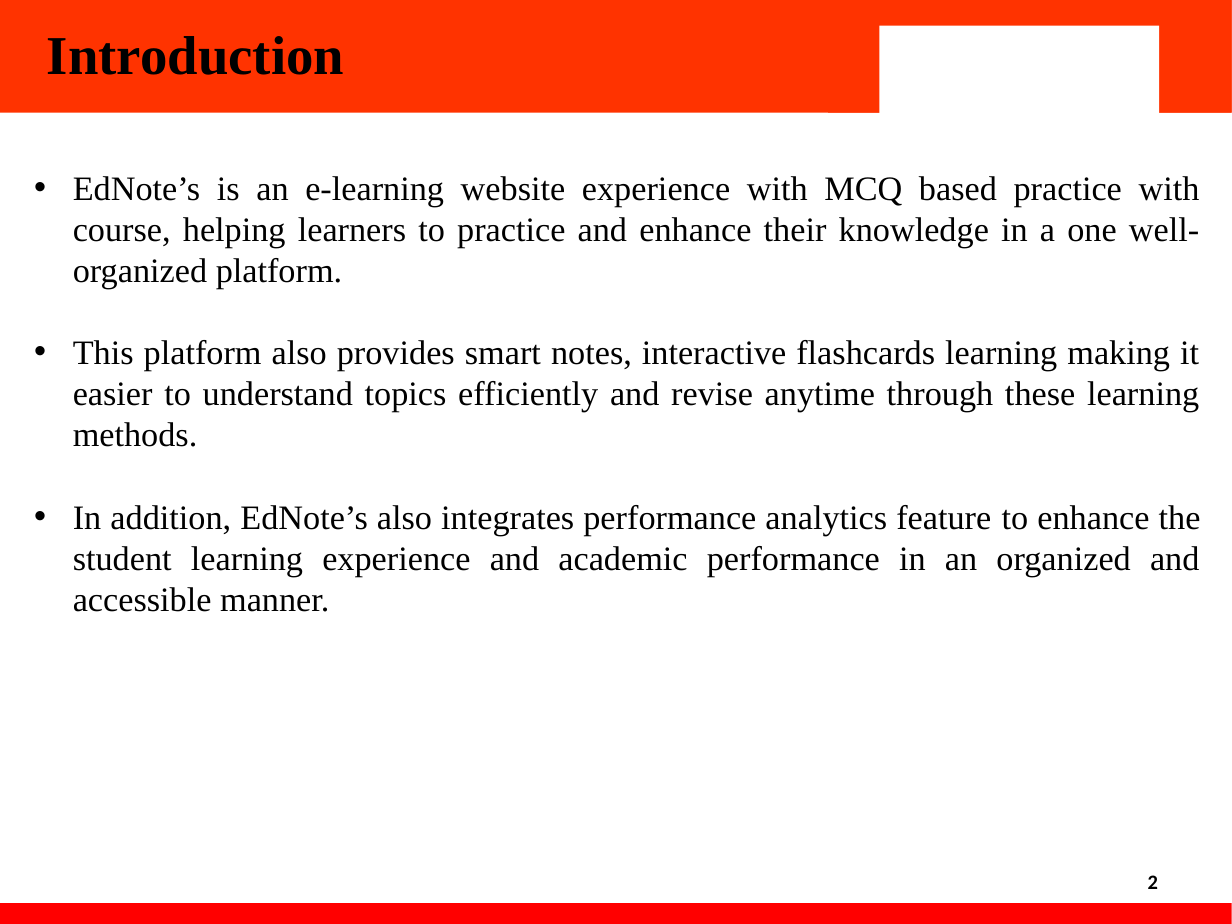
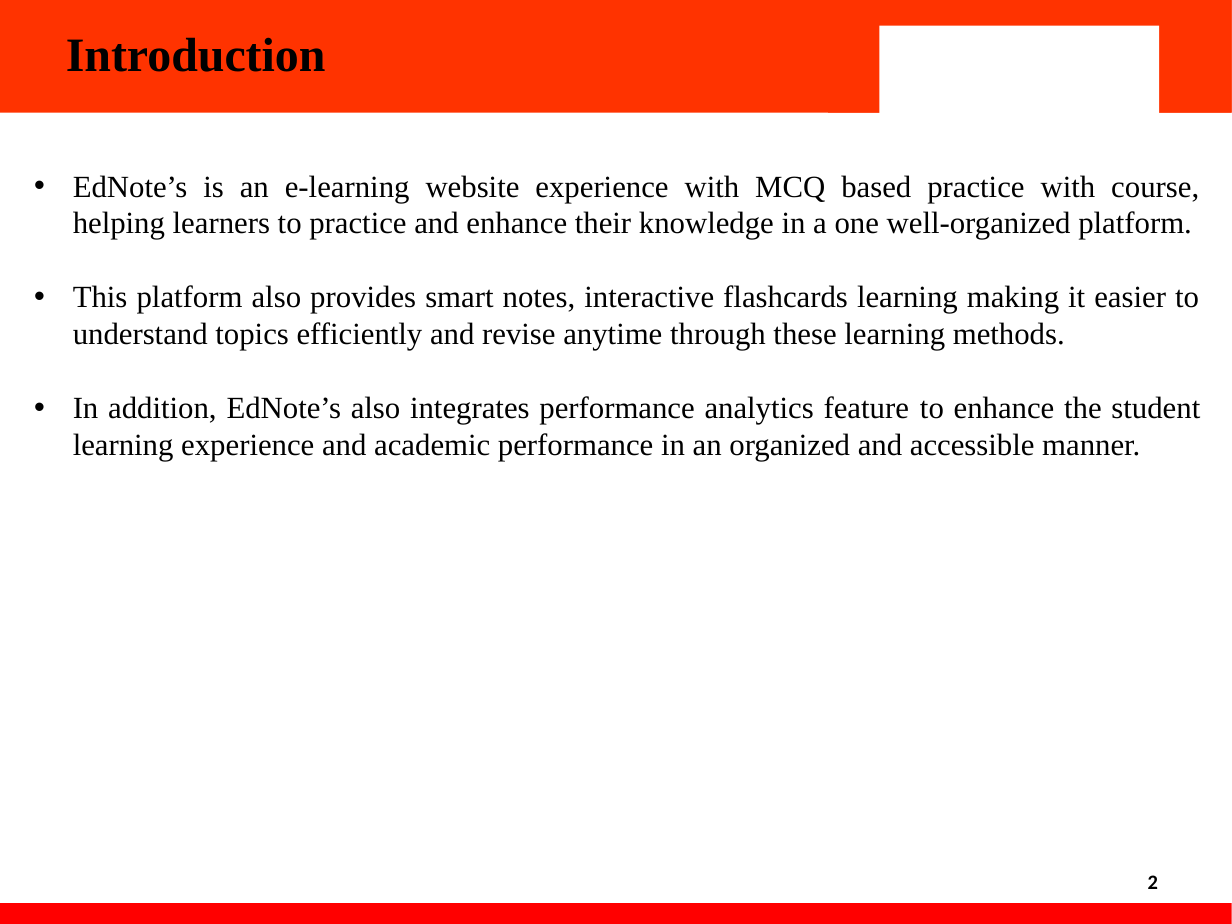
Before and after one commit to Abhishek1158/EdNote-s-E-Learning-Website--2210991158-2210991140-2210991200-2210991431--, a slide deck: slide 2 of Report and PPT/EdNote's.pptx. Drawn at 1232x924 pixels with LibreOffice and Linux fonts; fonts in the diff are those of the drawing; background and template pictures are left out. Boxes give left, top, right and bottom in pixels: in the first picture for what was removed or moved away, otherwise in the second. Text is boxed around its words. In the diff, an @@ line names an element or a change of style, - is before the commit and + after.

```diff
--- a/Report and PPT/EdNote's.pptx
+++ b/Report and PPT/EdNote's.pptx
@@ text "Introduction" at (66,37,326,72): size 32 to 28 pt @@
@@ text "EdNote’s is an e-learning website ..." at (73,175,1200,461): size 20 to 18 pt @@
```
Also in this commit, not shown: 8 other slides changed, 1 slide added.
